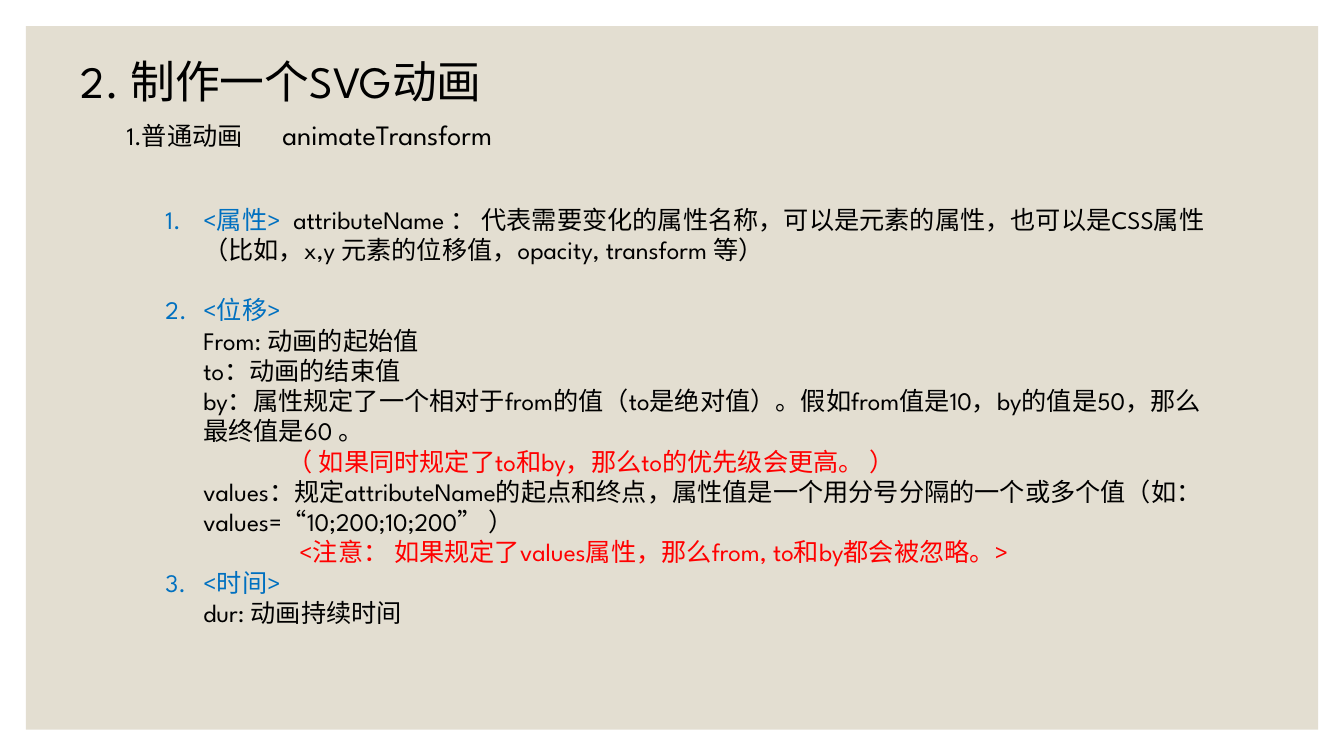
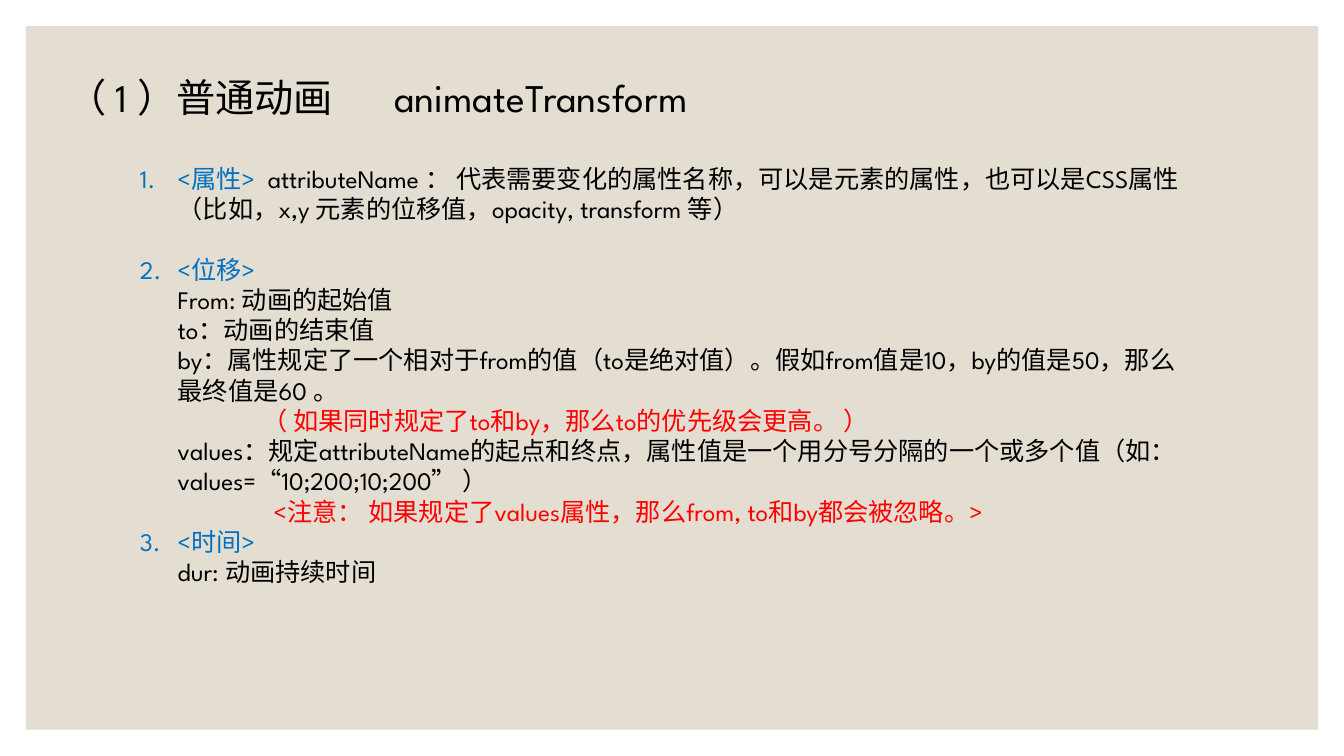
Before and after one commit to SouthLink/svg-demo, a slide deck: slide 13 of SVG动画 [自动保存] [自动保存].pptx. Drawn at 1344x756 pixels with LibreOffice and Linux fonts; fonts in the diff are those of the drawing. Boxes give left, top, right and bottom in pixels: in the first picture for what was removed or moved away, otherwise in the second. Text is boxed around its words. In the diff, an @@ line names an element or a change of style, - is before the commit and + after.

```diff
--- a/SVG动画 [自动保存] [自动保存].pptx
+++ b/SVG动画 [自动保存] [自动保存].pptx
@@ text removed at (81,60,481,102) @@
-2. 制作一个SVG动画
@@ text at (116,78,687,116): text changed; size 20 to 28 pt @@
-1.普通动画 animateTransform
+（ 1 ）普通动画 animateTransform
@@ text "<属性> attributeName ： 代表需要变化的属性名称，可以是元素的属性，也可以是CSS属性 （比如，x,y ...": place and size @@
-text "<属性> attributeName ： 代表需要变化的属性名称，可以是元素的属性，也可以是CSS属性 （比如，x,y ..." at (203,207,1205,624)
+text "<属性> attributeName ： 代表需要变化的属性名称，可以是元素的属性，也可以是CSS属性 （比如，x,y ..." at (178,166,1179,583)
```
Also in this commit, not shown: 10 other slides changed, 2 slides added, 3 slides removed.
